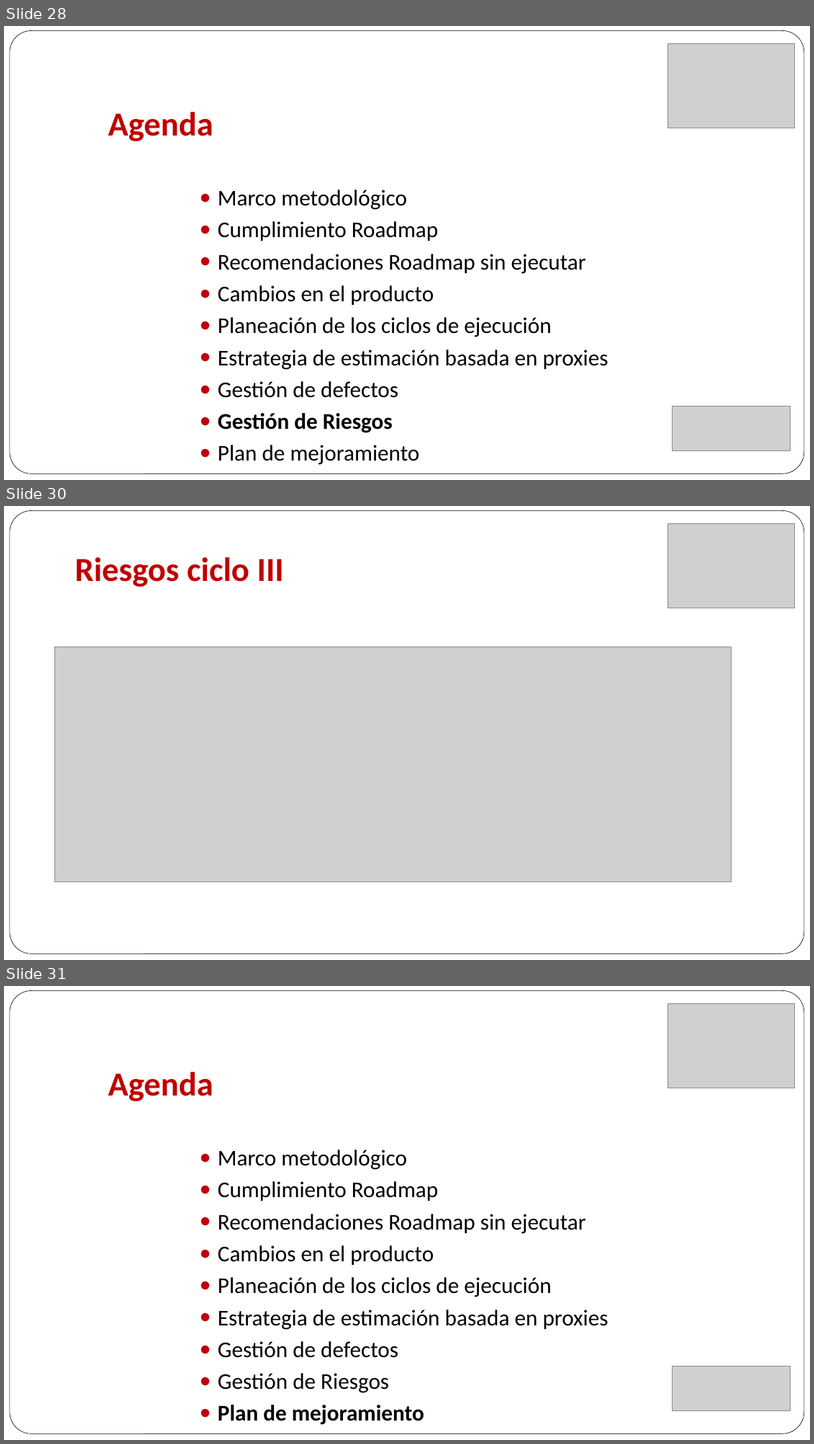
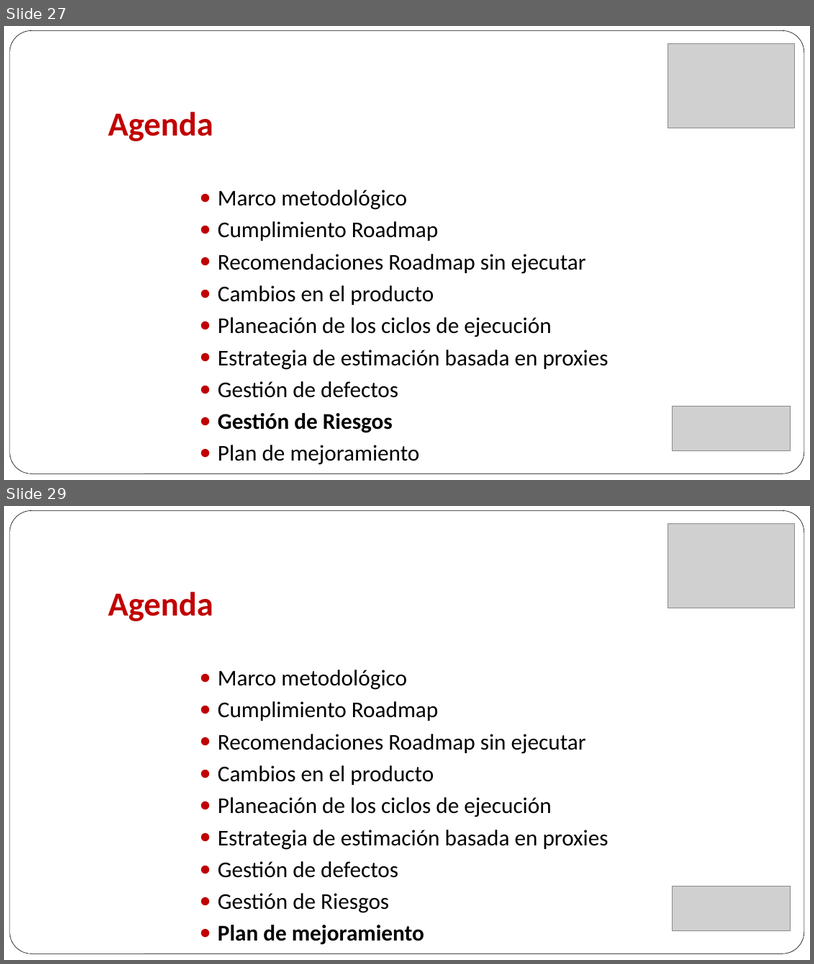
Before and after one commit to maforero/fejunesjuma, a slide deck: Projecto 3/Presenacion/Arquitectura Objetivo MPLA.pptx. Shown one above the other, each under a label of ours: slides 28, 30 and 31 before the commit, slides 27 and 29 after it; the slides between them are not shown. The pictures are 814x1444 and 814x964 pixels, drawn with LibreOffice and Linux fonts; fonts in the diff are those of the drawing; grey boxes stand for pictures. Boxes give left, top, right and bottom in pixels: in the first picture for what was removed or moved away, otherwise in the second. Text is boxed around its words. In the diff, an @@ line names an element or a change of style, - is before the commit and + after.

```diff
--- a/Projecto 3/Presenacion/Arquitectura Objetivo MPLA.pptx
+++ b/Projecto 3/Presenacion/Arquitectura Objetivo MPLA.pptx
@@ slide 30 removed at box(4, 506, 810, 960), background #FFFFFF; not listed: 1 template element that a slide beside it also shows @@
@@ picture removed at box(669, 523, 795, 608) @@
@@ title removed at box(75, 557, 284, 587) @@
-Riesgos ciclo III
@@ picture removed at box(55, 647, 732, 882) @@
@@ what was slide 28 is now slide 27 @@
@@ what was slide 31 is now slide 29 @@
```
Also in this commit, not shown: 13 slides changed, 3 slides added, 4 other slides removed.
